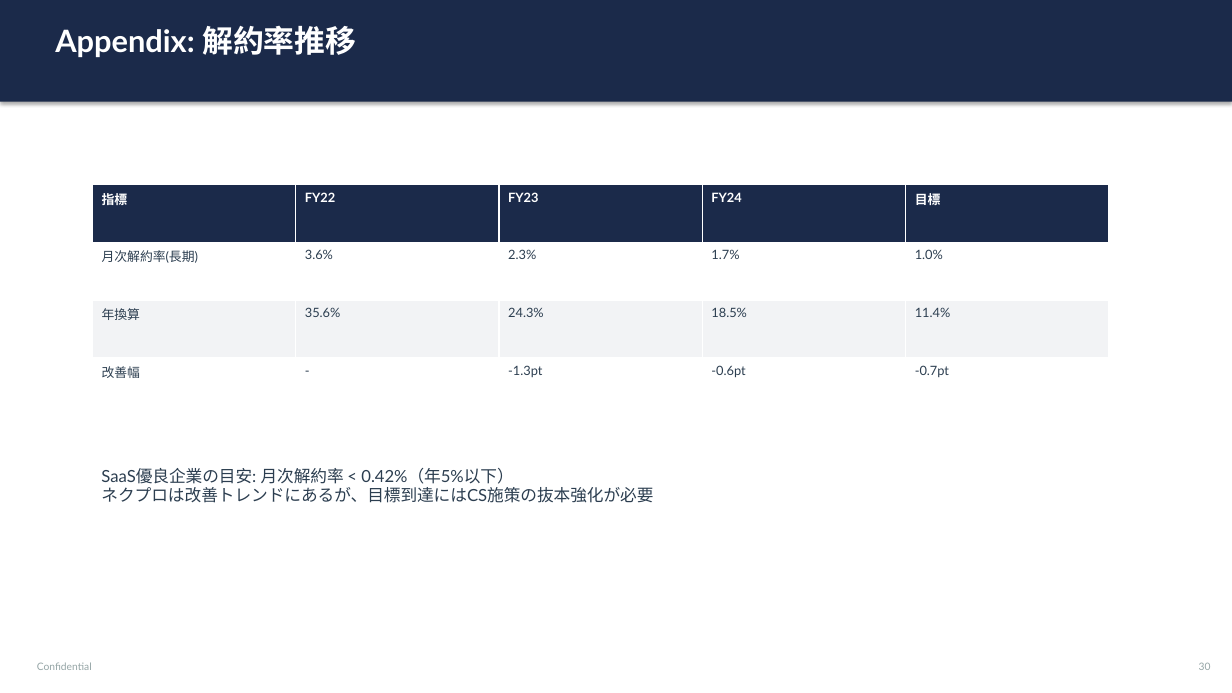
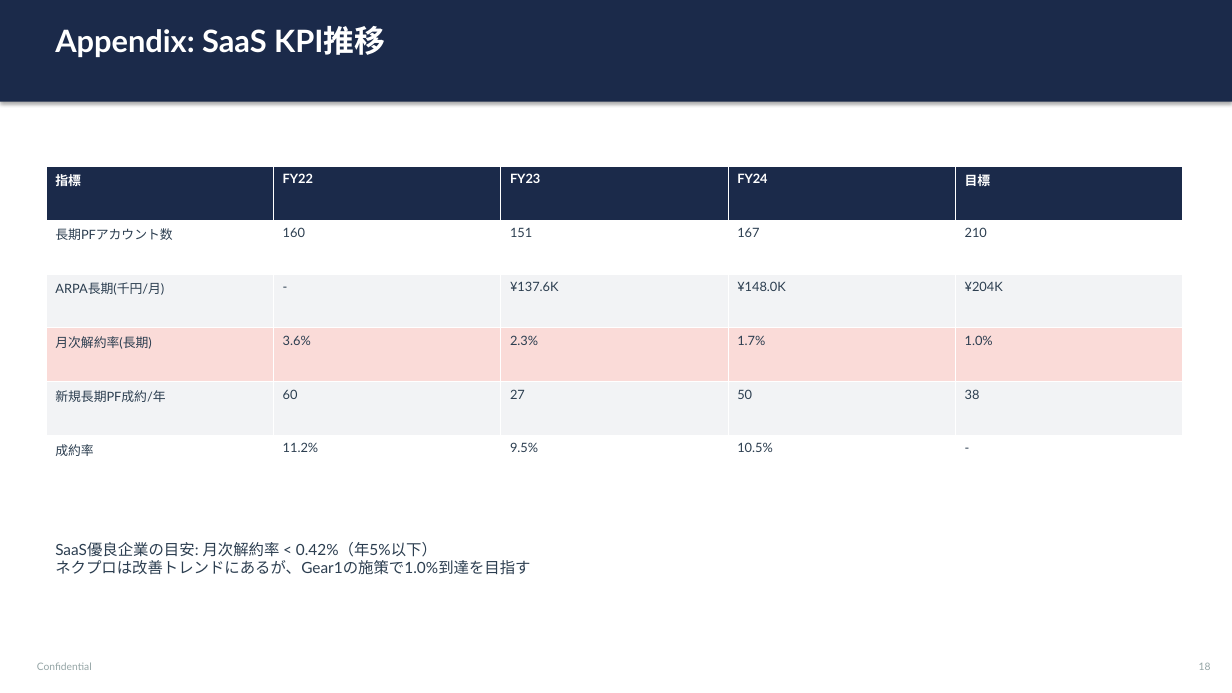
Before and after one commit to kapigon001/nexpro-strategy, a slide deck: slide 18 of output/nexpro_strategy_presentation.pptx (slide 30 before the commit). Drawn at 1232x693 pixels with LibreOffice and Linux fonts; fonts in the diff are those of the drawing. Boxes give left, top, right and bottom in pixels: in the first picture for what was removed or moved away, otherwise in the second. Text is boxed around its words. In the diff, an @@ line names an element or a change of style, - is before the commit and + after.

```diff
--- a/output/nexpro_strategy_presentation.pptx
+++ b/output/nexpro_strategy_presentation.pptx
@@ text at [55, 26, 385, 57]: text changed @@
-Appendix: 解約率推移
+Appendix: SaaS KPI推移
@@ table at [46, 166, 1183, 490] @@
+row 2: 長期PFアカウント数 | 160 | 151 | 167 | 210
+row 3: ARPA長期(千円/月) | - | ¥137.6K | ¥148.0K | ¥204K
-row 3: 年換算 | 35.6% | 24.3% | 18.5% | 11.4%
+row 5: 新規長期PF成約/年 | 60 | 27 | 50 | 38
-row 4: 改善幅 | - | -1.3pt | -0.6pt | -0.7pt
+row 6: 成約率 | 11.2% | 9.5% | 10.5% | -
@@ table: place and size @@
-table at [92, 185, 1109, 416]
+table at [46, 166, 1183, 490]
@@ text at [55, 542, 530, 575]: text changed; size 13 to 12 pt @@
-SaaS優良企業の目安: 月次解約率 < 0.42%（年5%以下）
-ネクプロは改善トレンドにあるが、目標到達にはCS施策の抜本強化が必要
+SaaS優良企業の目安: 月次解約率 < 0.42%（年5%以下）
+ネクプロは改善トレンドにあるが、Gear1の施策で1.0%到達を目指す
@@ text at [1199, 662, 1211, 670]: text changed @@
-30
+18
```
Also in this commit, not shown: 10 other slides changed, 11 slides added, 24 slides removed, 2 other files.
